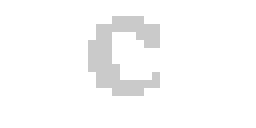
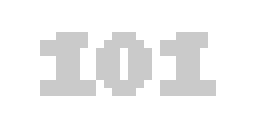
Layers edited between the first and the second 256 x 128 image:
added layer "maschinensprache" above "Java" over [40, 32, 216, 96]
hid "C" over [88, 16, 160, 96]
